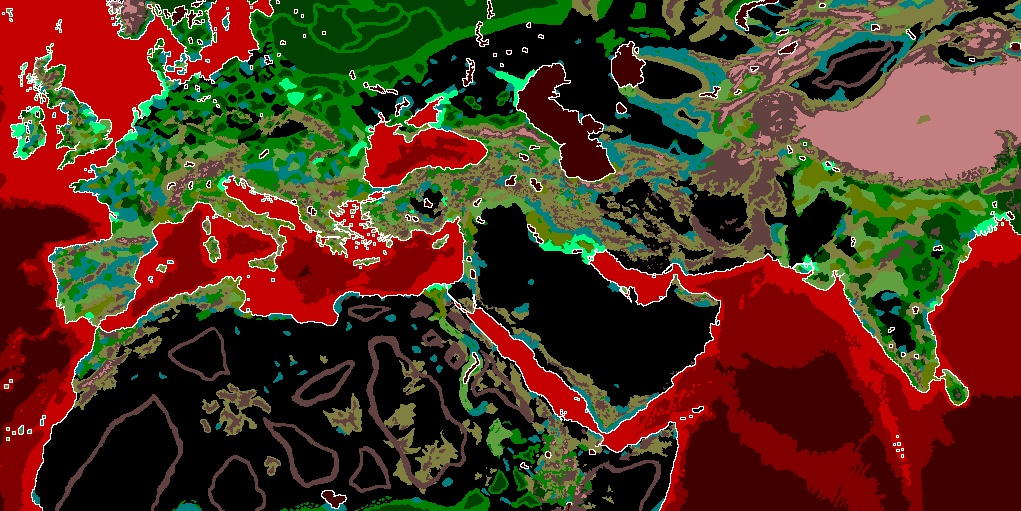
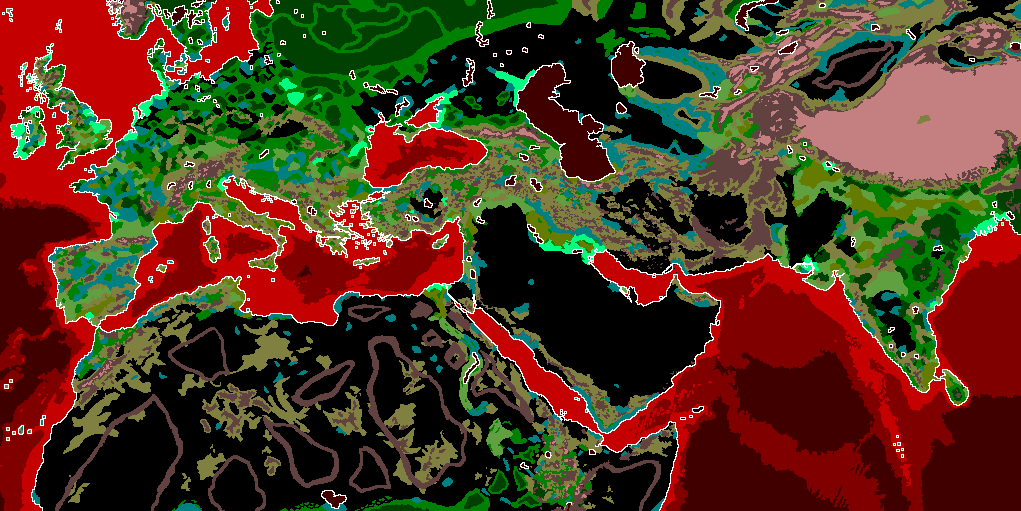
The second 1021 × 511 image is a revision of the first. Changes to its layers:
"map_ground_types": blend normal → dissolve, painted on it over [63, 261, 594, 503]
